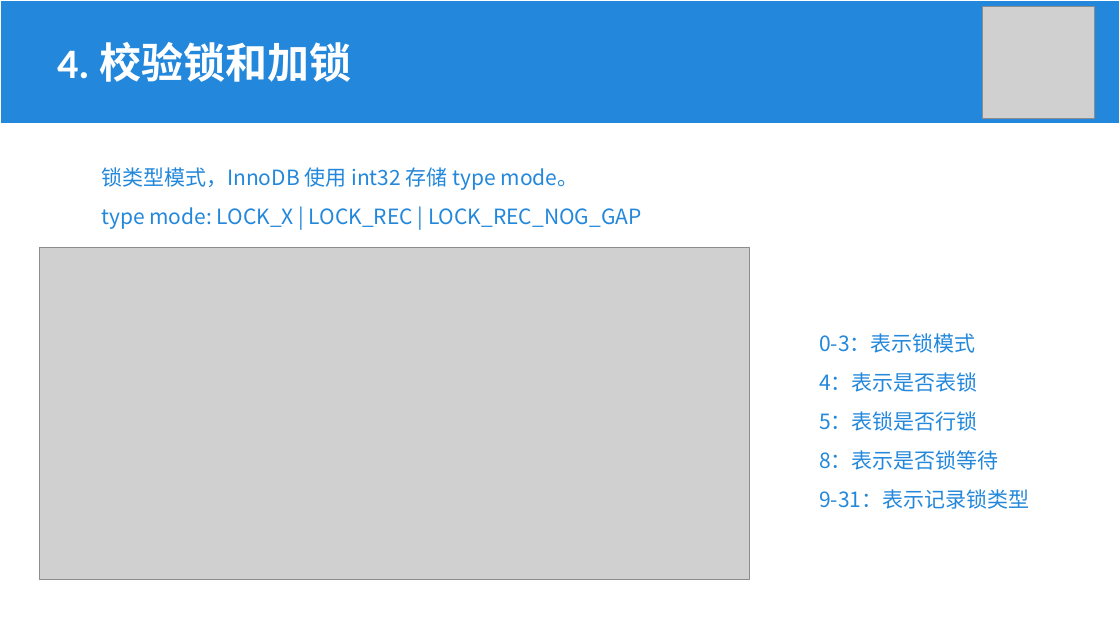
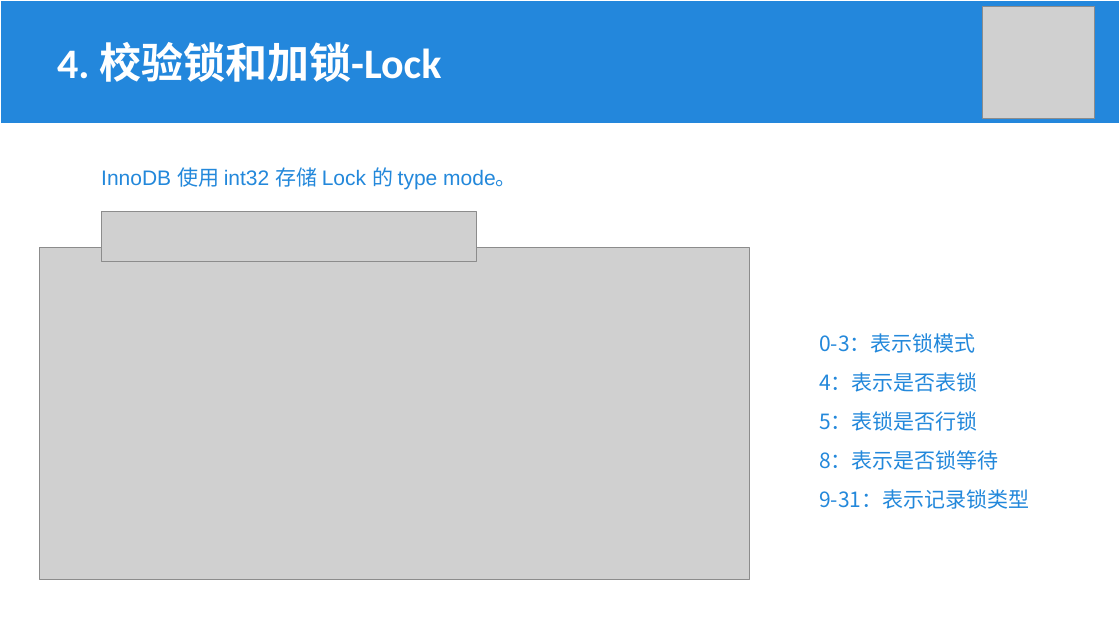
Before and after one commit to Khighness/bplustree, a slide deck: slide 18 of docs/cantai.pptx (slide 13 before the commit). Drawn at 1120x630 pixels with LibreOffice and Linux fonts; fonts in the diff are those of the drawing; grey boxes stand for pictures. Boxes give left, top, right and bottom in pixels: in the first picture for what was removed or moved away, otherwise in the second. Text is boxed around its words. In the diff, an @@ line names an element or a change of style, - is before the commit and + after.

```diff
--- a/docs/cantai.pptx
+++ b/docs/cantai.pptx
@@ text at [57,42,441,82]: text changed @@
-4. 校验锁和加锁
+4. 校验锁和加锁-Lock
@@ text at [101,167,517,189]: text changed; font Noto Sans CJK SC to Arial @@
-锁类型模式，InnoDB 使用 int32 存储 type mode。
-type mode: LOCK_X | LOCK_REC | LOCK_REC_NOG_GAP
+InnoDB 使用 int32 存储 Lock 的 type mode。
@@ picture added at [101,212,476,261] @@
```
Also in this commit, not shown: 4 other slides changed, 7 slides added, 1 other file.
